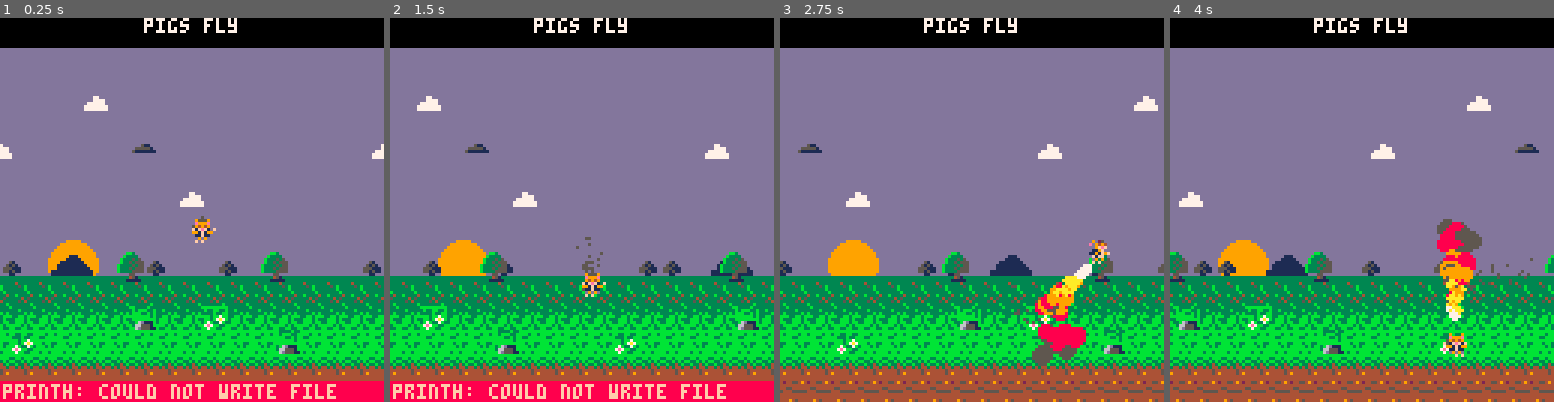
Above: before the commit, frames 1-4 (left to right).
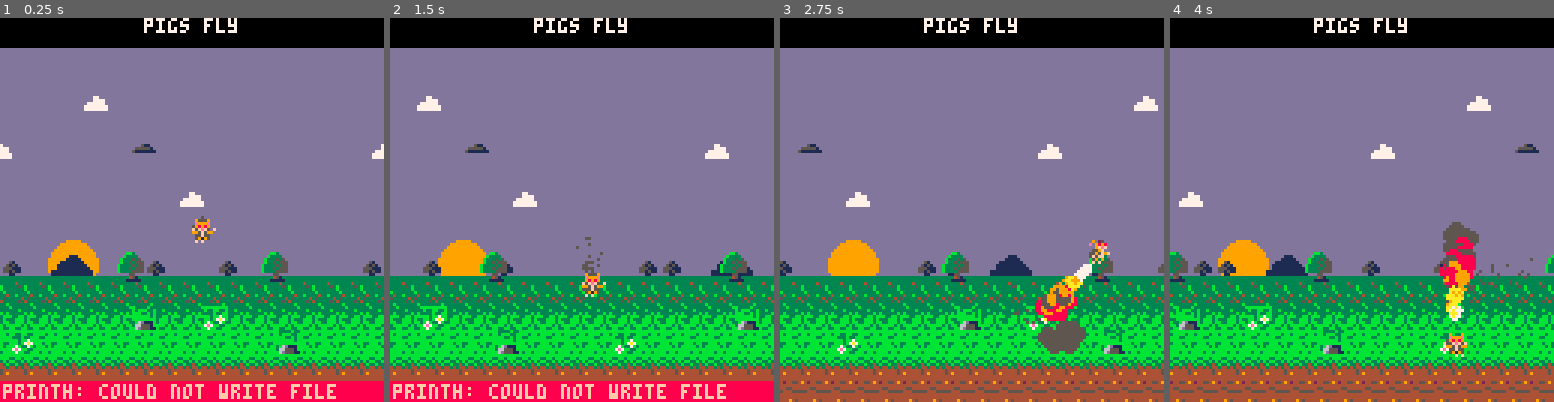
Above: after the commit, the same moments.

Repository: eric-j-owen/pigs-fly
Game: PICO-8 cartridge pigs-fly.p8
Two runs of this game, one before a commit and one after it. Both use one fixed random seed, a clock stepped at 60 frames per second and the inputs below.
Inputs:
- Up to frame 1 (0.25 s): no input
- Up to frame 2 (1.5 s): tap X (X key) at 0.33, 1.07 s; tap O (Z key) at 0.7 s
- Up to frame 3 (2.75 s): hold Right 1.6-2.1 s; tap O (Z key) at 1.7, 2.1, 2.5 s; tap X (X key) at 1.85 s; hold Up 2.15-2.42 s; hold Right from 2.47 s (still down)
- Up to frame 4 (4 s): tap O (Z key) at 2.9, 3.3, 3.7 s; tap X (X key) at 2.97 s; release Right at 3.03 s; hold Left 3.08-3.58 s; hold Down 3.63-3.97 s

The runs differ from the first frame. In frame 1, less than 0.1% of the frame differs, in the area x 50-55%, y 53-58%; in frame 2, less than 0.1%; in frame 3, 1.5%, in the area x 65-86%, y 58-91%; in frame 4, 1.3%.

Commit message:
adds basic bullets/shooting system

Diff:
--- a/pigs-fly.p8
+++ b/pigs-fly.p8
@@ -5,10 +5,14 @@
 #include src/utils.lua
 #include src/consts.lua
 #include src/entity.lua
+
 #include src/state/state.lua
 #include src/state/levels.lua
+
 #include src/gameplay/player.lua
 #include src/gameplay/enemy.lua
+#include src/gameplay/bullet.lua
+
 #include src/effects/particle.lua
 #include src/effects/fxmgr.lua
 
@@ -158,7 +162,4 @@
 5151515151515152515141515151515100000000000000000000000000000000000000000000000000000000000000000000000000000000000000000000000000000000000000000000000000000000000000000000000000000000000000000000000000000000000000000000000000000000000000000000000000000000
 4040414040404040404040404052404000000000000000000000000000000000000000000000000000000000000000000000000000000000000000000000000000000000000000000000000000000000000000000000000000000000000000000000000000000000000000000000000000000000000000000000000000000000
 7171717171717171717171717171717100000000000000000000000000000000000000000000000000000000000000000000000000000000000000000000000000000000000000000000000000000000000000000000000000000000000000000000000000000000000000000000000000000000000000000000000000000000
-7070707070707070707070707070707000000000000000000000000000000000000000000000000000000000000000000000000000000000000000000000000000998a99999b8a000000000000000000000000000000000000000000000000000000000000000000000000000000000000000000000000000000000000000000
-0000000000000000000000000000000000000000000000000000000000000000000000000000000000000000000089998a990000000000000000000000000000898888888888888a0000000000000000000000000000000000000000000000000000000000000000000000000000000000000000000000000000000000000000
-000000000000000000000000000000000000000000000000000000000000000000000000000000000000000000009b8888888b0000898a000000000000000000898888888888888b0000000000000000000000000000000000000000000000000000000000000000000000000000000000000000000000000000000000000000
-000000000000000000000000000000000000000000000000000000000000000000000000000000000000000000000098988b0000008c8b000000000000000000008c8b8c989898000000000000000000000000000000000000000000000000000000000000000000000000000000000000000000000000000000000000000000
+7070707070707070707070707070707000000000000000000000000000000000000000000000000000000000000000000000000000000000000000000000000000000000000000000000000000000000000000000000000000000000000000000000000000000000000000000000000000000000000000000000000000000000
--- a/src/effects/fxmgr.lua
+++ b/src/effects/fxmgr.lua
@@ -10,7 +10,7 @@
             grow    = true,
             init = function(p)
                 p.dx = rnd(.5)-.25
-                p.die = 10+rnd(20)
+                p.die = 10+rnd(15)
             end,
         },
 
@@ -33,13 +33,13 @@
 }
 
 
-function fx_mgr:spawn(name,args)
-    local f = self.fx[name]
-    if not f then return end
+function fx_mgr:spawn(type,args)
+    local t = self.fx[type]
+    if not t then return end
 
     --include any args passed into spawn function
     local a = {}
-    for k,v in pairs(f) do
+    for k,v in pairs(t) do
         if k ~= "init" then a[k] = v end
     end
     for k,v in pairs(args) do a[k] = v end
@@ -62,7 +62,7 @@
         })
 
         --calls init for dynamic variables that need to be reinitialized every iteration
-        if f.init then f.init(p) end
+        if t.init then t.init(p) end
 
         add(fx_mgr.parts, p )
     end
--- a/src/entity.lua
+++ b/src/entity.lua
@@ -2,15 +2,10 @@
     x      = 0,
     y      = 0,
     spr    = nil,  --sprite
-    w      = 8,    --width
+    w      = 0,    --width
     h      = 0,    --height
     dx     = 0,    --change in x
     dy     = 0,    --change in y
-    max_dx = 0,
-    max_dy = 0,
-    acc    = 0,    --acceleration
-    g      = 0.03, --gravity
-    f      = 0.85  --friction
 }
 
 --constructor
@@ -19,12 +14,3 @@
     setmetatable(o, { __index = self })
     return o
 end
-
-function Entity:draw()
-    spr(self.spr, self.x, self.y)
-end
-
-function Entity:update()
-    self.x += self.dx
-    self.y += self.dy
-end
--- /dev/null
+++ b/src/gameplay/bullet.lua
@@ -0,0 +1,71 @@
+bullet_mgr = {
+    cooldown = 0,
+    bullets = {},
+    types = {
+        basic = {
+            dmg = 1,
+            dx  = 3,
+            w   = 1,
+            h   = 1,
+            f_r  = 15, --fire rate- frames between shots
+
+        }
+    }
+}
+
+Bullet = Entity:new()
+
+function Bullet:new(o)
+    o = o or {}
+    setmetatable(o, { __index = self })
+    return o
+end
+
+function Bullet:update()
+    self.x += self.dx
+    self.y += self.dy
+
+    if self.x < 0 or self.x > 128 or self.y < 0 or self.y > 128 then
+        del(bullet_mgr.bullets, self)
+    end
+end
+
+function Bullet:draw()
+    pset(self.x,self.y,7)
+end
+
+function bullet_mgr:shoot(type, args)
+    local t = self.types[type]
+    if not t then return end
+
+    if self.cooldown > 0 then return end
+
+    --create new bullet
+    local b = Bullet:new({
+        x = args.x,
+        y = args.y,
+        dx = args.dx or t.dx,
+        dy = args.dy or t.dy,
+        w = t.w,
+        h = t.h,
+        dmg = t.dmg
+    })
+    add(self.bullets, b)
+
+    --reset cooldown
+    self.cooldown = t.f_r
+end
+
+function bullet_mgr:update()
+    if self.cooldown > 0 then self.cooldown -= 1 end
+    for b in all(self.bullets) do
+        b:update()
+    end
+end
+
+
+function bullet_mgr:draw()
+    for b in all(self.bullets) do
+        b:draw()
+    end
+end
--- a/src/gameplay/player.lua
+++ b/src/gameplay/player.lua
@@ -11,9 +11,13 @@
     x      = 64,
     y      = 64,
     spr    = nil,
-    acc    = 1,
+    h      = 8,
+    w      = 8,
     max_dx = .75,
     max_dy = .75,
+    g      = 0.03, --gravity
+    f      = 0.85,  --friction
+    acc    = 1,    --acceleration
 })
 
 function p1:update()
@@ -26,6 +30,13 @@
         left = 0,
         right = 120
     }
+
+    --shooting
+
+    if btn(BTN.O) then
+        bullet_mgr:shoot('basic', {x=s.x, y=s.y})
+    end
+
 
     --directions
     local up = btn(BTN.UP)
--- a/src/state/state.lua
+++ b/src/state/state.lua
@@ -7,6 +7,7 @@
 
 local function main_update()
     level_mgr.levels[curr_lvl]:update()
+    bullet_mgr:update()
     fx_mgr:update()
     p1:update()
 end
@@ -15,6 +16,7 @@
     cls(0)
 
     level_mgr.levels[curr_lvl]:draw()
+    bullet_mgr:draw()
     fx_mgr:draw()
     p1:draw()
 
Not shown, changed: 54 lines of the sprite sheet (__gfx__) section of pigs-fly.p8
